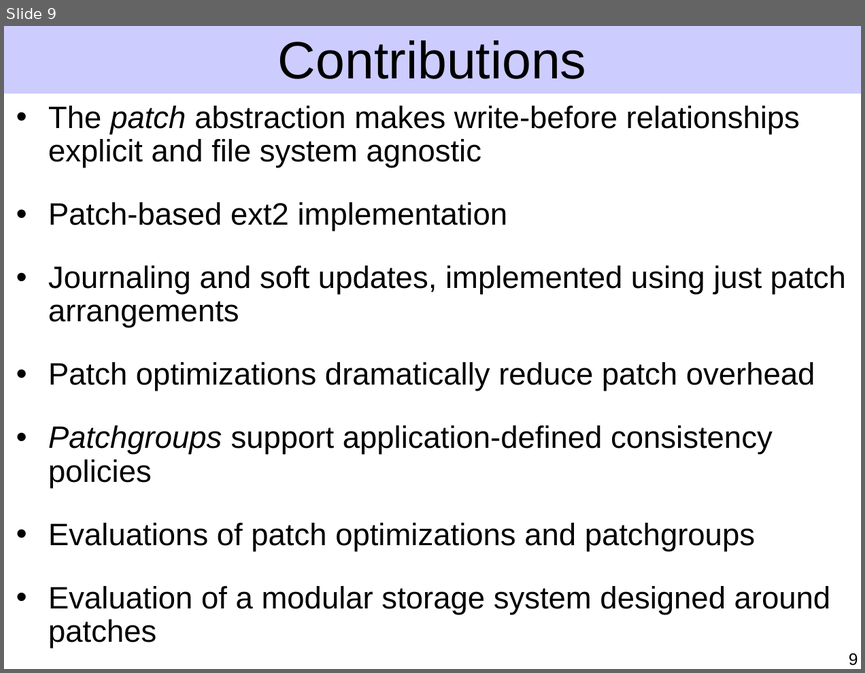
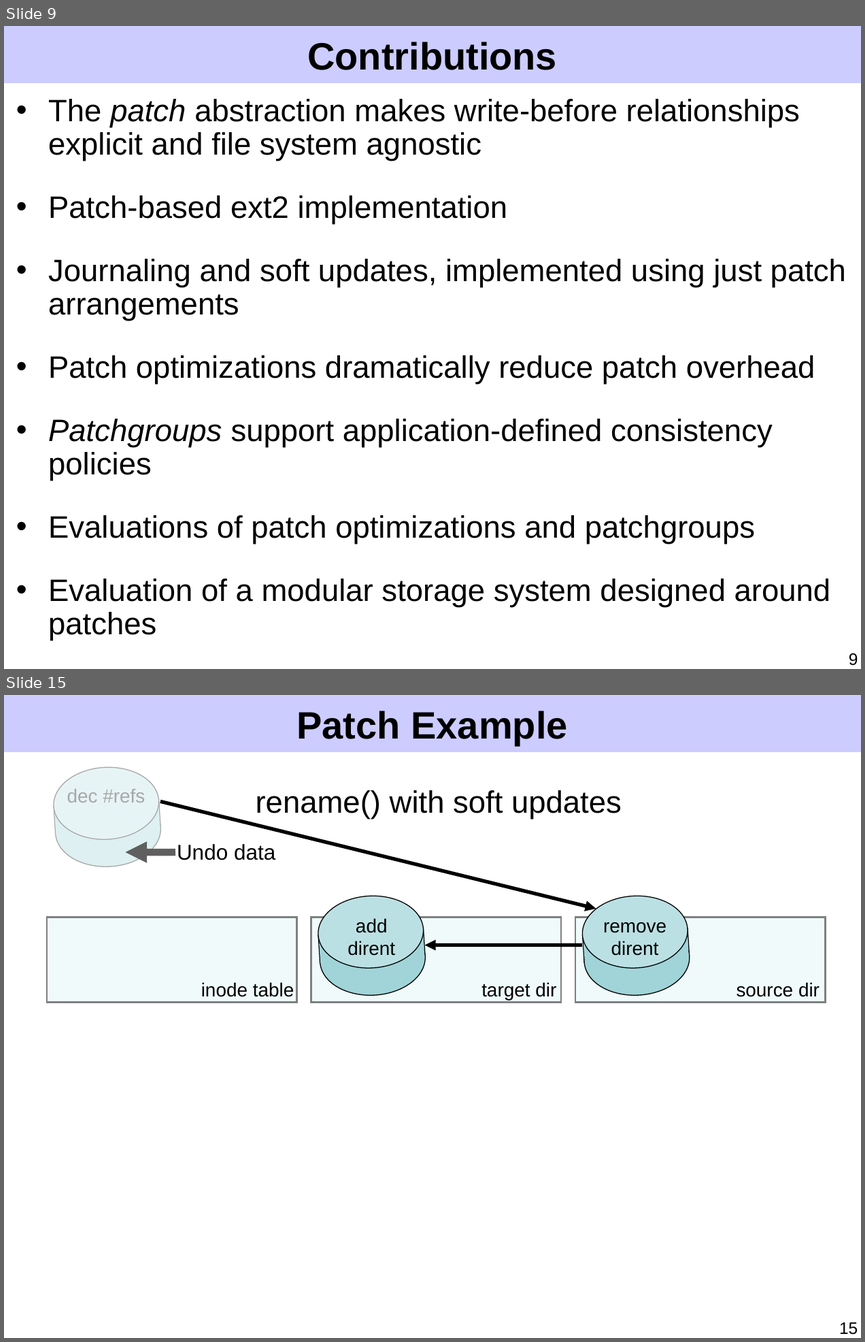
Before and after one commit to ucla-readable/fstitch-doc, a slide deck: sosp/pres.ppt. Shown one above the other, each under a label of ours: slide 9 before the commit, slides 9 and 15 after it; the slides between them are not shown. The pictures are 865x673 and 865x1342 pixels, drawn with LibreOffice and Linux fonts; fonts in the diff are those of the drawing. Boxes give left, top, right and bottom in pixels: in the first picture for what was removed or moved away, otherwise in the second. Text is boxed around its words. In the diff, an @@ line names an element or a change of style, - is before the commit and + after.

Commit message:
Motivation, patch model, and some patch optimization improvements.

```diff
--- a/sosp/pres.ppt
+++ b/sosp/pres.ppt
@@ slide 15 added at [4,695,861,1338], background #FFFFFF; not listed: 1 template element that a slide beside it also shows @@
@@ title added at [297,711,567,746], 32 pt, text #000000, bold @@
+Patch Example
@@ rectangle added at [47,759,175,873], fill #FFFFFF at 66% opacity @@
@@ group added at [52,764,162,869]: 2 rectangles, 2 ellipses @@
@@ text added at [67,789,145,802], 16 pt, text #000000 @@
+dec #refs
@@ text added at [256,790,621,819], 26 pt, text #000000 @@
+rename() with soft updates
@@ arrow added from (160, 801) to (596, 909), #000000 3 pt @@
@@ arrow added from (175, 852) to (126, 852), #5F5F5F 6.01 pt @@
@@ text added at [177,844,275,860], 18 pt, text #000000 @@
+Undo data
@@ group added at [317,893,428,998]: 2 rectangles, 2 ellipses @@
@@ group added at [581,893,691,998]: 2 rectangles, 2 ellipses @@
@@ rectangle added at [47,917,297,1002], fill #F0FAFA, outline #808080 1.5 pt @@
@@ rectangle added at [311,917,561,1002], fill #F0FAFA, outline #808080 1.5 pt @@
@@ text added at [347,918,395,955], 16 pt, text #000000 @@
+add
+dirent
@@ rectangle added at [575,917,825,1002], fill #F0FAFA, outline #808080 1.5 pt @@
@@ text added at [603,922,666,955], 16 pt, text #000000 @@
+remove
+dirent
@@ arrow added from (581, 945) to (425, 945), #000000 3 pt @@
@@ text added at [201,982,294,997], 16 pt, text #000000 @@
+inode table
@@ text added at [481,982,556,1000], 16 pt, text #000000 @@
+target dir
@@ text added at [736,982,819,997], 16 pt, text #000000 @@
+source dir
@@ page number added at [839,1322,857,1334], 14 pt, text #000000 @@
+15
@@ slide 9 changed as well @@
@@ rectangle: place and size @@
-rectangle at [4,26,861,94]
+rectangle at [4,26,861,83]
@@ title "Contributions" at [307,42,557,70]: size 44 to 32 pt, bold on @@
@@ text "The patch abstraction makes write-before ...": place and size @@
-text "The patch abstraction makes write-before ..." at [48,106,846,648]
+text "The patch abstraction makes write-before ..." at [48,99,846,641]
```
Also in this commit, not shown: 37 other slides changed, 7 other slides added, 7 slides removed.
